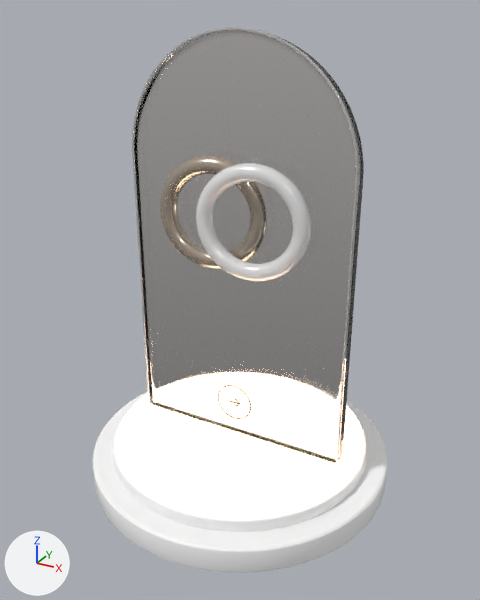
The glTF model web/studio/public/assets/hyper-atrium/crystal-crystal-orbit.glb, before and after one commit.
The view is the same before and after, from a 50 mm lens placed at (2.65, -4.82, 4.28), pointed at (0.04, -0.08, 1.91). Every picture has the same lights, and +X, +Y and +Z are marked at lower left. The older version comes first. Where no turn or scale is listed for an object, it has been applied to the vertices.

Objects in the first picture: 'Approvals | interlocking ring 1.002', 'Approvals | interlocking ring 2.002', 'Crystal crystal-orbit | concealed warm light seam', 'Crystal crystal-orbit | front polished rim', 'Crystal crystal-orbit | lower travertine plinth', 'Crystal crystal-orbit | solid clear arched crystal', 'Crystal crystal-orbit | upper porcelain plinth' and 1 more.
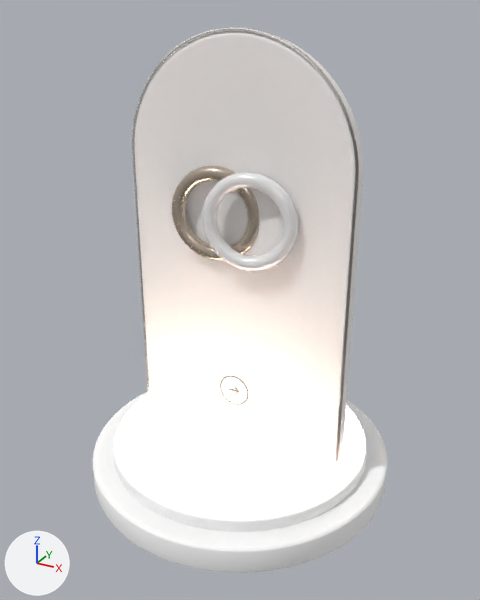
Scene script edits in JSON lines:
```json
{"op": "remove", "block": "mat_portals___optically_clear_rose_crystal", "code": "mat_portals___optically_clear_rose_crystal.ior = 1.43"}
{"op": "remove", "block": "mat_portals___optically_clear_rose_crystal", "code": "mat_portals___optically_clear_rose_crystal.transmission_weight = 1.0"}
{"op": "set", "path": "mat_portals___optically_clear_rose_crystal.roughness", "old": "0.055", "new": "1.0"}
{"op": "set", "path": "ob_approvals___interlocking_ring_1_002.location", "old": "(-0.21, -0.1, 2.67)", "new": "(-0.176, -0.0992, 2.67)"}
{"op": "set", "path": "ob_approvals___interlocking_ring_1_002.scale", "old": "(1.0, 1.0, 1.0)", "new": "(0.84, 0.84, 0.84)"}
{"op": "set", "path": "ob_approvals___interlocking_ring_2_002.location", "old": "(0.22, -0.195, 2.67)", "new": "(0.185, -0.179, 2.67)"}
{"op": "set", "path": "ob_approvals___interlocking_ring_2_002.scale", "old": "(1.0, 1.0, 1.0)", "new": "(0.84, 0.84, 0.84)"}
```

Boxes (x1, y1, x2, y2) around the edits, measured in the pictures (480 x 600 px):
```json
{"object": "Crystal crystal-orbit | solid clear arched crystal", "change": "surface changed", "before": [134, 31, 364, 463], "after": [134, 31, 364, 463]}
{"object": "Approvals | interlocking ring 2.002", "change": "moved, rescaled", "before": [196, 163, 311, 282], "after": [202, 172, 298, 271], "on screen": "16% narrower, 17% shorter"}
{"object": "Approvals | interlocking ring 1.002", "change": "moved, rescaled", "before": [160, 156, 264, 269], "after": [172, 166, 259, 261], "on screen": "16% narrower, 16% shorter"}
```
